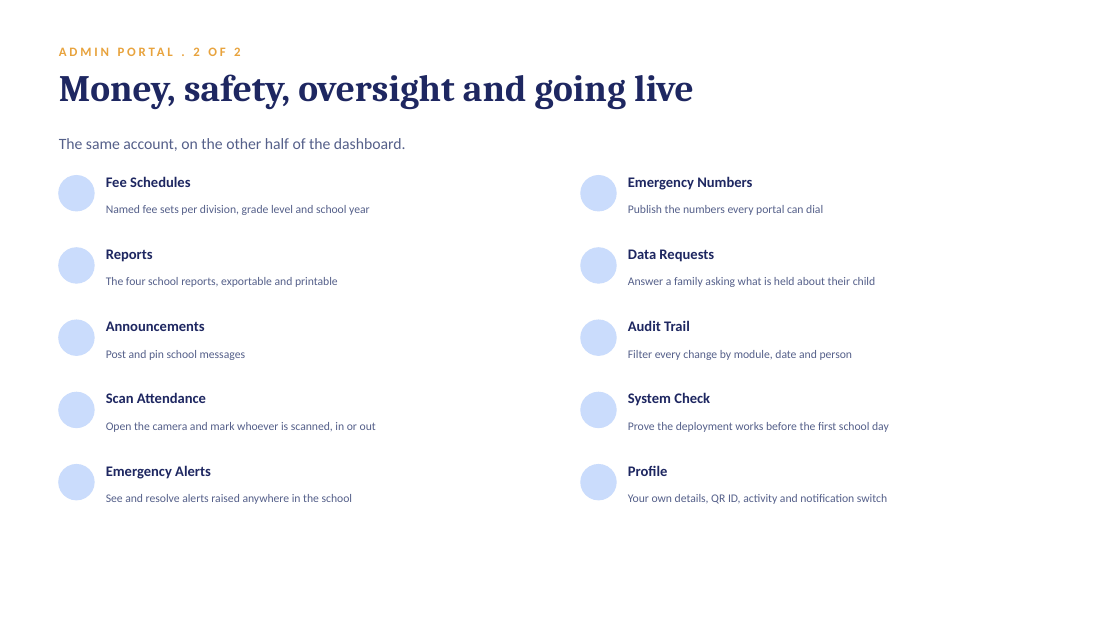
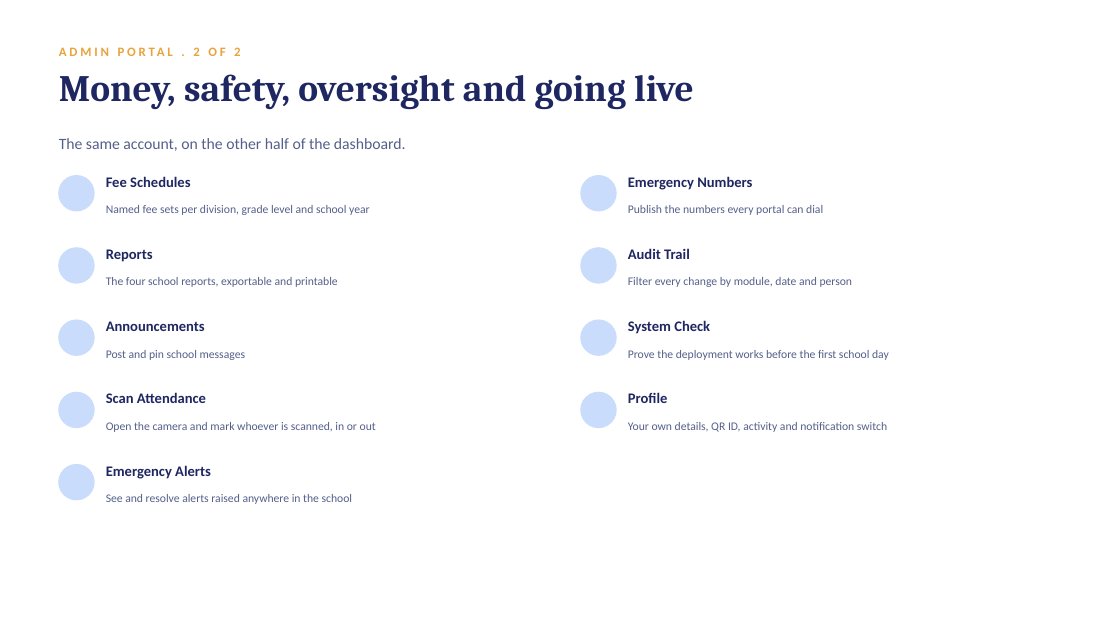
Before and after one commit to jcem0615-rgb/School-saas, a slide deck: slide 7 of marketing/LogicClass-Demo.pptx. Drawn at 1120x630 pixels with LibreOffice and Linux fonts; fonts in the diff are those of the drawing; background and template pictures are left out. Boxes give left, top, right and bottom in pixels: in the first picture for what was removed or moved away, otherwise in the second. Text is boxed around its words. In the diff, an @@ line names an element or a change of style, - is before the commit and + after.

```diff
--- a/marketing/LogicClass-Demo.pptx
+++ b/marketing/LogicClass-Demo.pptx
@@ text removed at [628, 249, 714, 262] @@
-Data Requests
@@ text removed at [628, 277, 875, 287] @@
-Answer a family asking what is held about their child
@@ 4 texts: place and size @@
-4 texts at [628, 320, 887, 504]
+4 texts at [628, 248, 887, 432]
@@ text "Prove the deployment works before ...": place and size @@
-text "Prove the deployment works before ..." at [628, 422, 889, 432]
+text "Prove the deployment works before ..." at [628, 350, 889, 360]
@@ text "Profile": place and size @@
-text "Profile" at [628, 465, 668, 476]
+text "Profile" at [628, 392, 668, 403]
@@ ellipse removed at [581, 465, 617, 500] @@
```
Also in this commit, not shown: 4 other slides changed, 40 other files.
